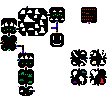
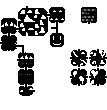
Comparing the layer stacks of the two 107 x 110 images. Changes:
showed "additional", painted on it over [3, 7, 96, 92]
hid "obj" over [0, 6, 107, 95]
